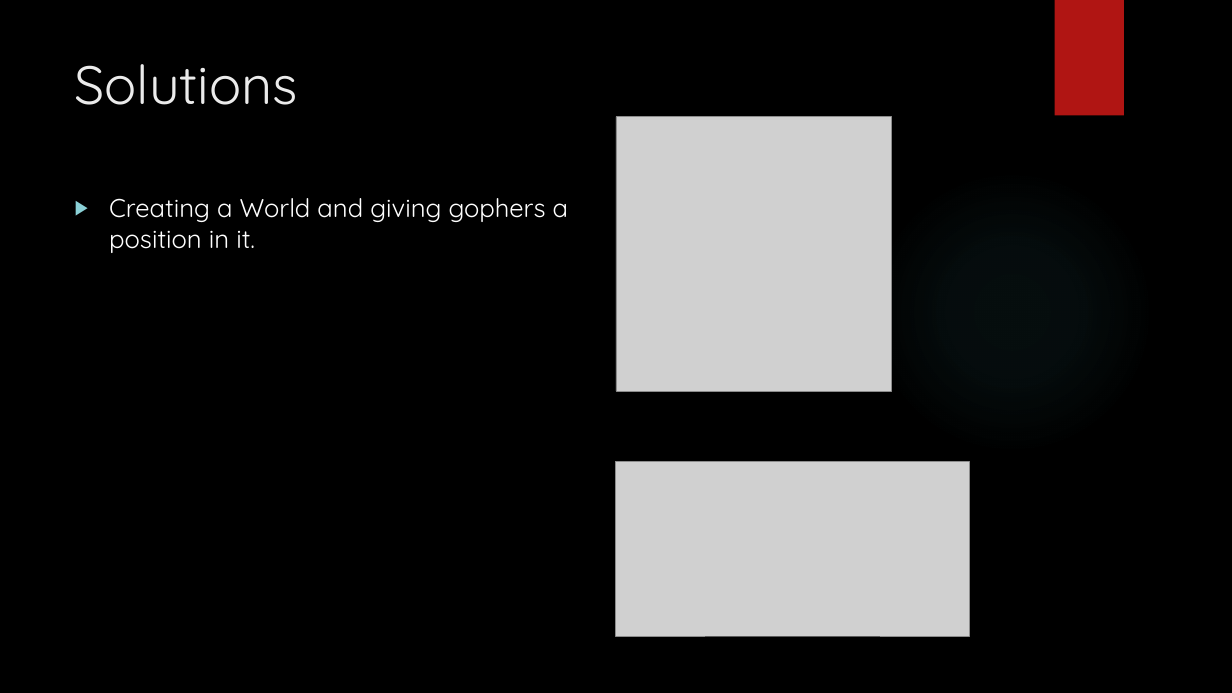
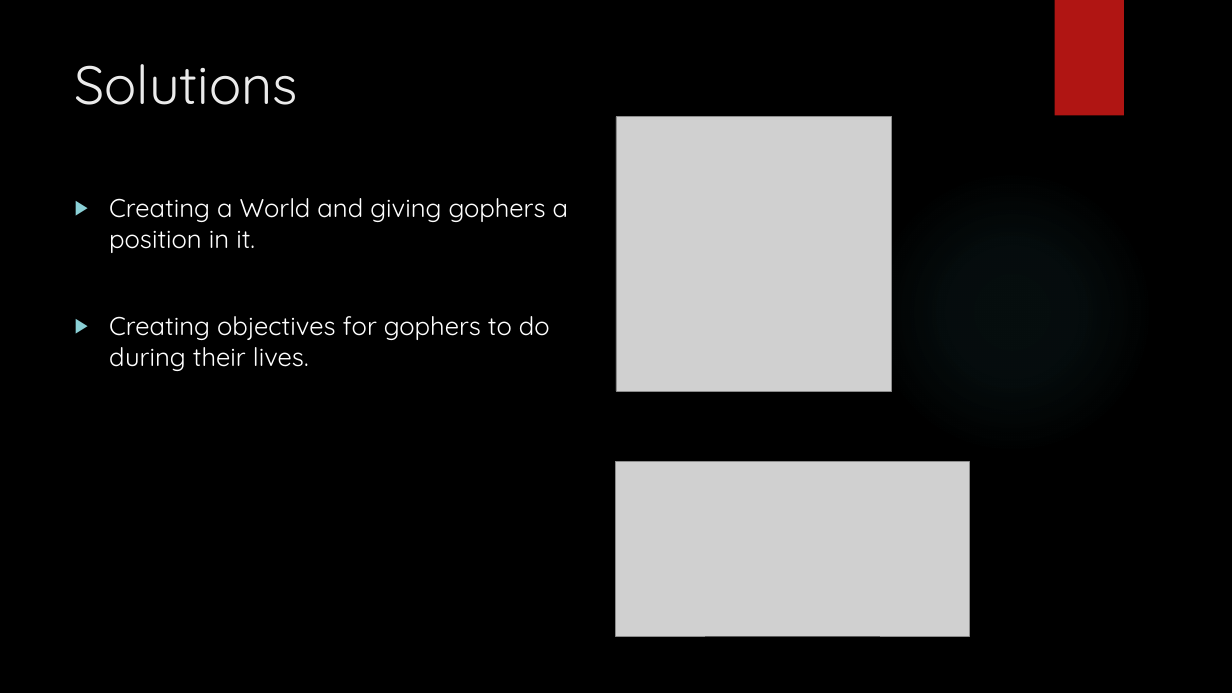
Before and after one commit to jaminologist/GopherLife, a slide deck: slide 17 of GopherLife.pptx. Drawn at 1232x693 pixels with LibreOffice and Linux fonts; fonts in the diff are those of the drawing; grey boxes stand for pictures; background and template pictures are left out. Boxes give left, top, right and bottom in pixels: in the first picture for what was removed or moved away, otherwise in the second. Text is boxed around its words. In the diff, an @@ line names an element or a change of style, - is before the commit and + after.

```diff
--- a/GopherLife.pptx
+++ b/GopherLife.pptx
@@ text at bbox=[109, 316, 550, 371]: paragraph added @@
+▶ Creating objectives for gophers to do during their lives.
```
Also in this commit, not shown: 3 other slides changed, 8 slides added.
